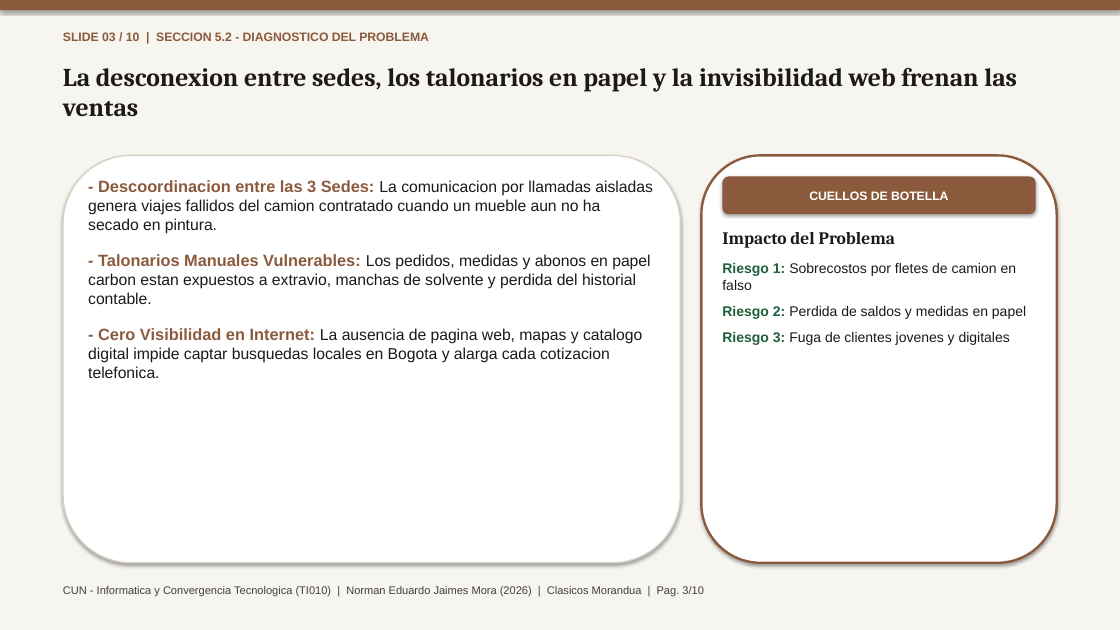
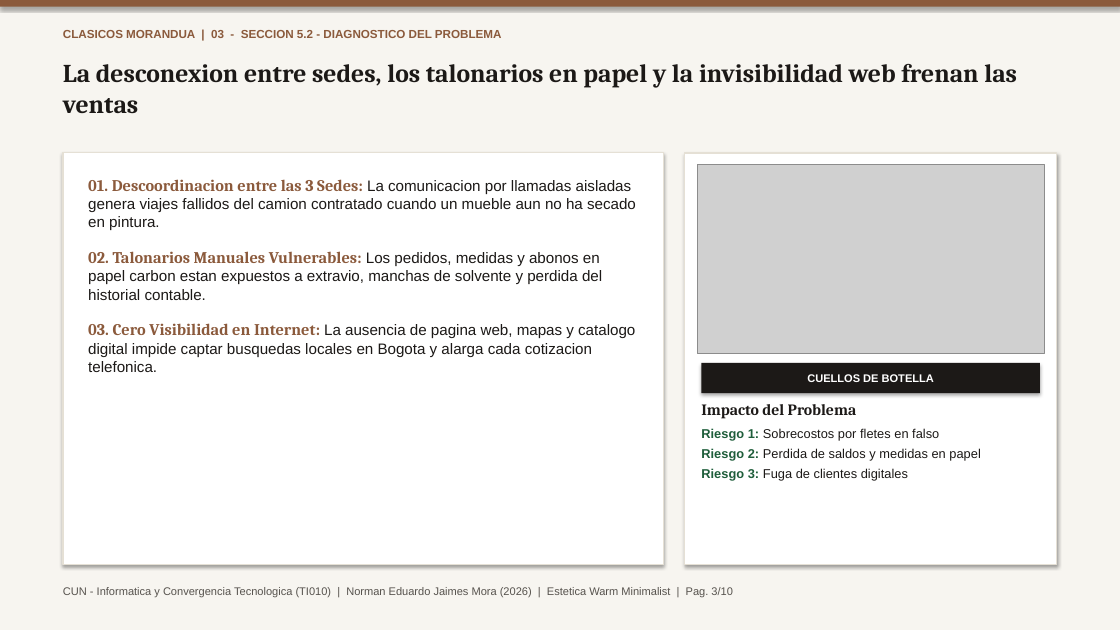
Before and after one commit to TheNormanJames/CUN-Informatica-y-convergencia, a slide deck: slide 3 of docs/ProyectoFinal_Norman_Jaimes.pptx. Drawn at 1120x630 pixels with LibreOffice and Linux fonts; fonts in the diff are those of the drawing; grey boxes stand for pictures. Boxes give left, top, right and bottom in pixels: in the first picture for what was removed or moved away, otherwise in the second. Text is boxed around its words. In the diff, an @@ line names an element or a change of style, - is before the commit and + after.

```diff
--- a/docs/ProyectoFinal_Norman_Jaimes.pptx
+++ b/docs/ProyectoFinal_Norman_Jaimes.pptx
@@ text "La desconexion entre sedes, los ..." moved from (x1=63, y1=68, x2=1017, y2=116) to (x1=63, y1=64, x2=1017, y2=113) @@
@@ text at (x1=63, y1=30, x2=502, y2=38): text changed; size 10.5 to 10 pt @@
-SLIDE 03 / 10 | SECCION 5.2 - DIAGNOSTICO DEL PROBLEMA
+CLASICOS MORANDUA | 03 - SECCION 5.2 - DIAGNOSTICO DEL PROBLEMA
@@ rectangle resized from (x1=63, y1=155, x2=681, y2=563) to (x1=63, y1=153, x2=664, y2=565) @@
@@ rectangle at (x1=63, y1=153, x2=664, y2=565): rounded rectangle to rectangle; outline #D6D1C4 1.2 pt to #E5E0D5 1 pt @@
@@ text at (x1=88, y1=179, x2=636, y2=372): text changed; size 13.5 to 13 pt @@
-- Descoordinacion entre las 3 Sedes: La comunicacion por llamadas aisladas genera viajes fallidos del camion contratado cuando un mueble aun no ha secado en pintura.
-- Talonarios Manuales Vulnerables: Los pedidos, medidas y abonos en papel carbon estan expuestos a extravio, manchas de solvente y perdida del historial contable.
-- Cero Visibilidad en Internet: La ausencia de pagina web, mapas y catalogo digital impide captar busquedas locales en Bogota y alarga cada cotizacion telefonica.
+01. Descoordinacion entre las 3 Sedes: La comunicacion por llamadas aisladas genera viajes fallidos del camion contratado cuando un mueble aun no ha secado en pintura.
+02. Talonarios Manuales Vulnerables: Los pedidos, medidas y abonos en papel carbon estan expuestos a extravio, manchas de solvente y perdida del historial contable.
+03. Cero Visibilidad en Internet: La ausencia de pagina web, mapas y catalogo digital impide captar busquedas locales en Bogota y alarga cada cotizacion telefonica.
@@ rectangle resized from (x1=702, y1=155, x2=1057, y2=563) to (x1=685, y1=153, x2=1057, y2=565) @@
@@ rectangle at (x1=685, y1=153, x2=1057, y2=565): rounded rectangle to rectangle; outline #8B5A3C 2 pt to #E5E0D5 1.2 pt @@
@@ picture added at (x1=697, y1=165, x2=1044, y2=354) @@
@@ rectangle "CUELLOS DE BOTELLA" resized from (x1=723, y1=176, x2=1036, y2=214) to (x1=702, y1=363, x2=1040, y2=393) @@
@@ rectangle "CUELLOS DE BOTELLA" at (x1=702, y1=363, x2=1040, y2=393): size 10.5 to 9.5 pt; rounded rectangle to rectangle; fill #8B5A3C to #1C1917 @@
@@ text at (x1=701, y1=404, x2=980, y2=461): size 15 to 13.5 pt in "Impacto del Problema"; size 12 to 11 pt in "Riesgo 2: Perdida de saldos y medidas ..."; less space between paragraphs @@
@@ text "Impacto del Problema" moved from (x1=722, y1=232, x2=1026, y2=345) to (x1=701, y1=404, x2=980, y2=481) @@
@@ text at (x1=701, y1=428, x2=939, y2=441): text changed; size 12 to 11 pt @@
-Riesgo 1: Sobrecostos por fletes de camion en falso
+Riesgo 1: Sobrecostos por fletes en falso
@@ text at (x1=701, y1=468, x2=908, y2=481): text changed; size 12 to 11 pt @@
-Riesgo 3: Fuga de clientes jovenes y digitales
+Riesgo 3: Fuga de clientes digitales
@@ text at (x1=63, y1=587, x2=733, y2=598): text changed; text colour #44403C to #57534E @@
-CUN - Informatica y Convergencia Tecnologica (TI010) | Norman Eduardo Jaimes Mora (2026) | Clasicos Morandua | Pag. 3/10
+CUN - Informatica y Convergencia Tecnologica (TI010) | Norman Eduardo Jaimes Mora (2026) | Estetica Warm Minimalist | Pag. 3/10
```
Also in this commit, not shown: 9 other slides changed, 25 other files.
